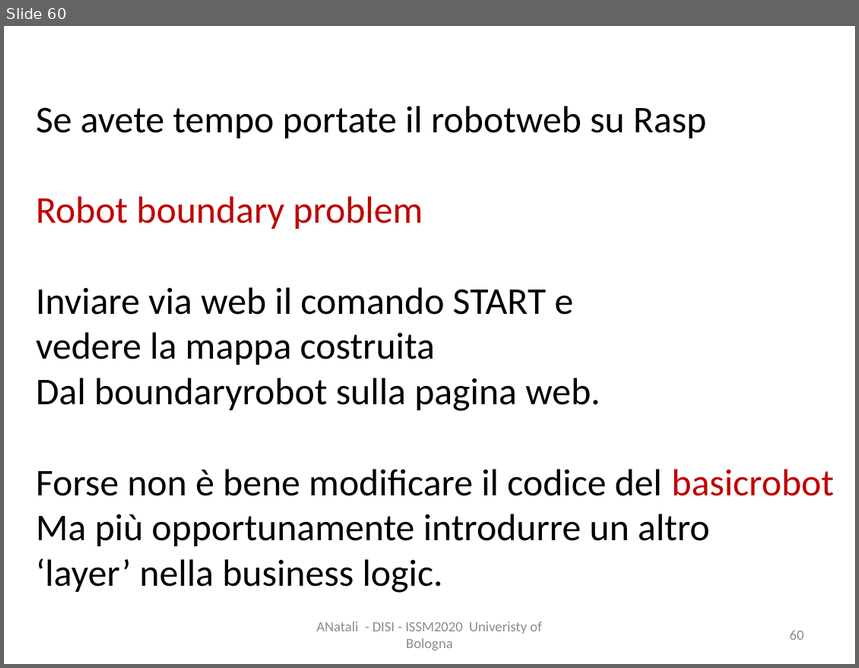
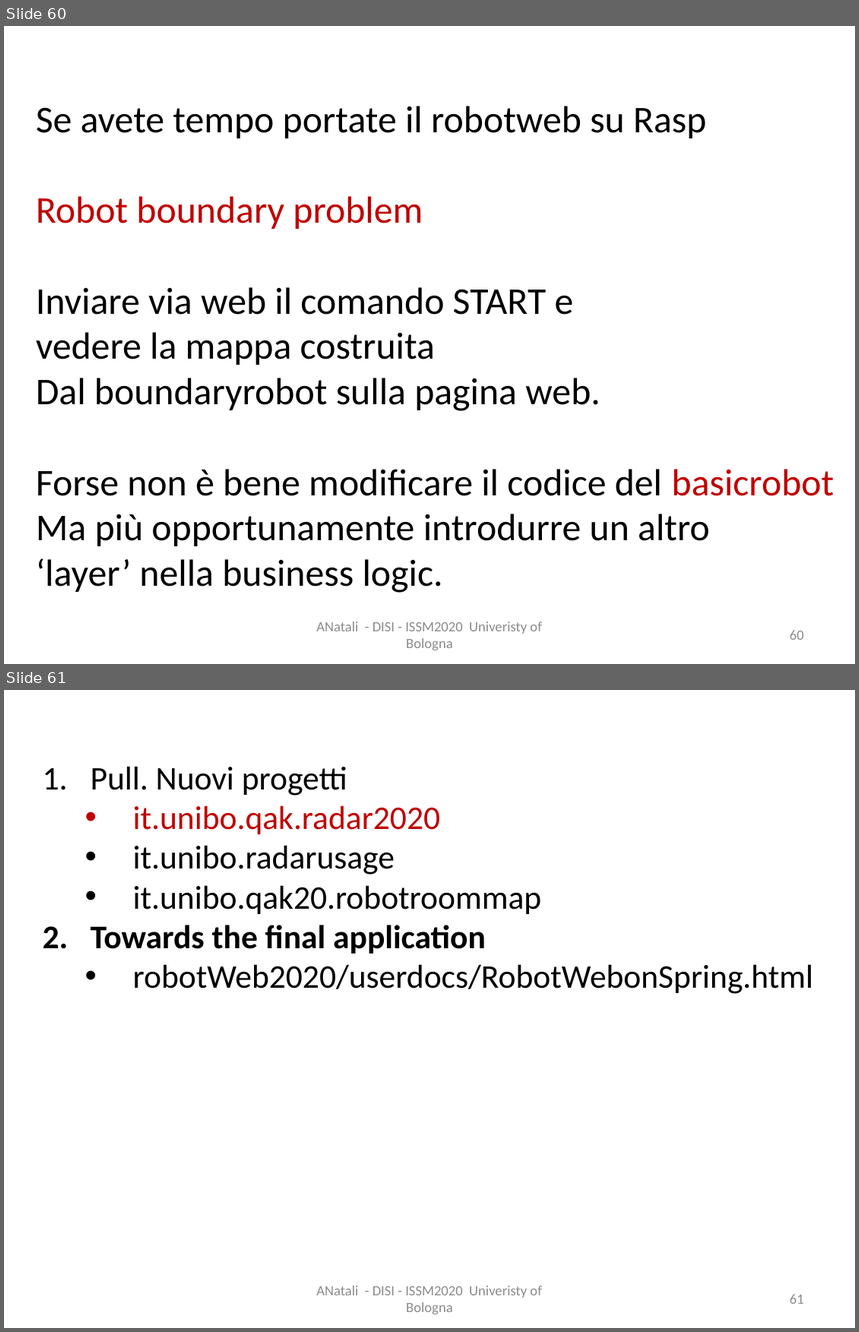
Before and after one commit to anatali/iss2020LabBo, a slide deck: it.unibo.issLabStart/userDocs/ISSM2020Figs.pptx. Shown one above the other, each under a label of ours: slide 60 before the commit, slides 60 and 61 after it. The pictures are 859x668 and 859x1332 pixels, drawn with LibreOffice and Linux fonts; fonts in the diff are those of the drawing. Boxes give left, top, right and bottom in pixels: in the first picture for what was removed or moved away, otherwise in the second. Text is boxed around its words. In the diff, an @@ line names an element or a change of style, - is before the commit and + after.

```diff
--- a/it.unibo.issLabStart/userDocs/ISSM2020Figs.pptx
+++ b/it.unibo.issLabStart/userDocs/ISSM2020Figs.pptx
@@ slide 61 added at (4,690,855,1328), background #FFFFFF @@
@@ text added at (91,766,814,994), 28 pt, text #000000 @@
+1. Pull. Nuovi progetti
+  • it.unibo.qak.radar2020
+  • it.unibo.radarusage
+  • it.unibo.qak20.robotroommap
+2. Towards the final application
+  • robotWeb2020/userdocs/RobotWebonSpring.html
@@ text added at (316,1286,542,1315), 12 pt, text #8C8C8C @@
+ANatali - DISI - ISSM2020 Univeristy of Bologna
@@ page number added at (790,1294,804,1304), 12 pt, text #8C8C8C @@
+61
```
Also in this commit, not shown: 2 other slides added, 52 other files.
